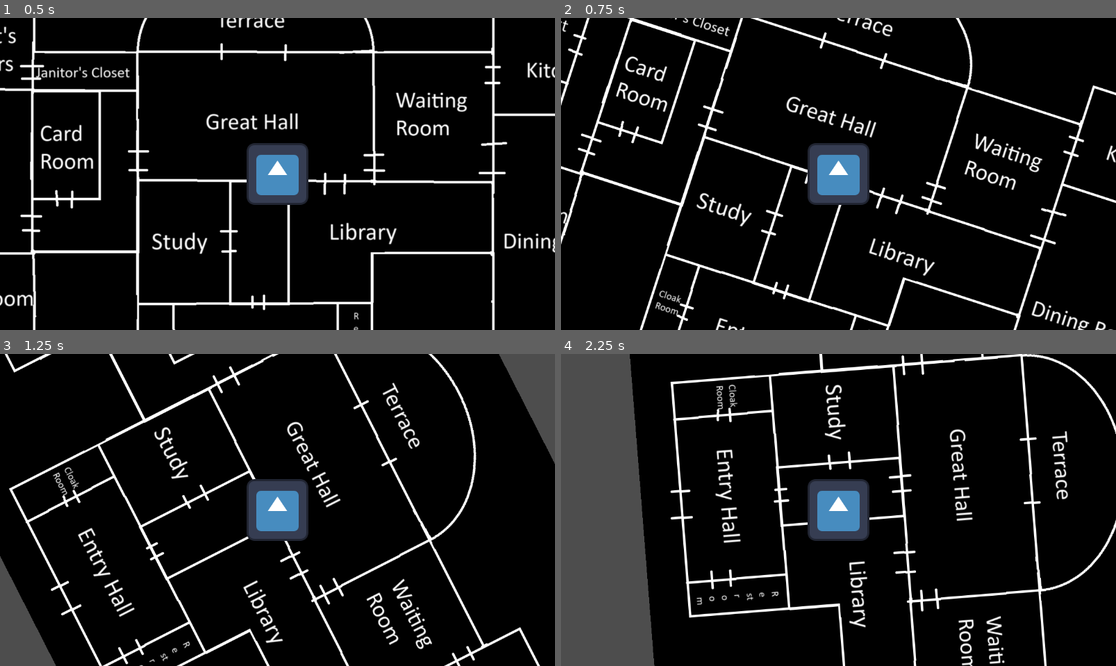
Above: before the commit, frames 1-4 (two rows, left to right).
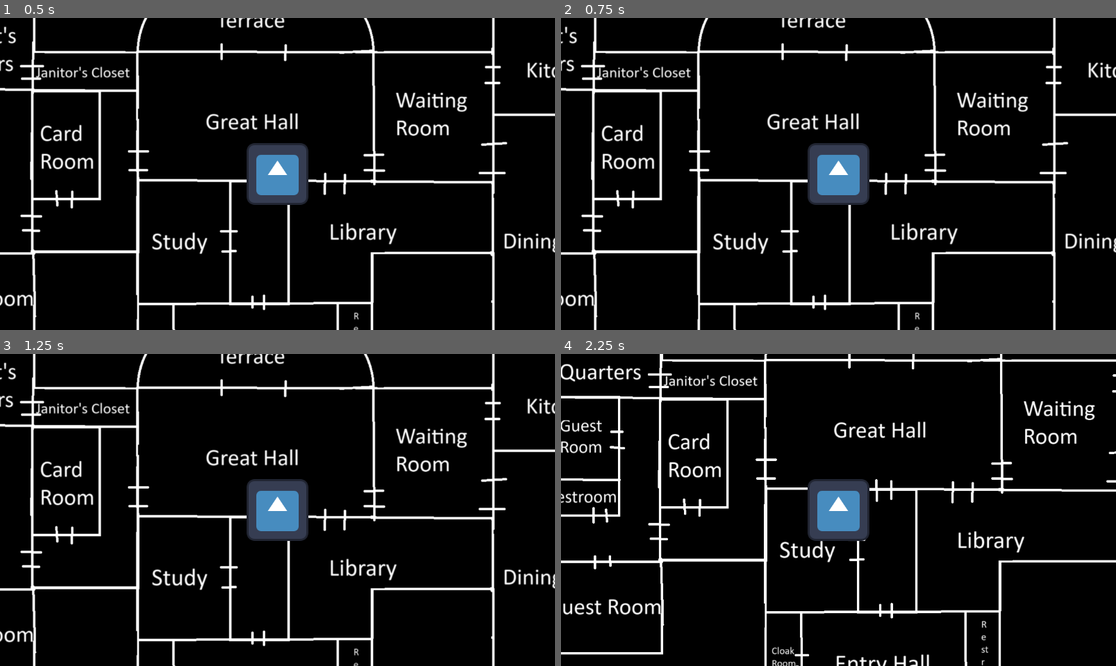
Above: after the commit, the same moments.

Repository: javaisbased/light-it-up
Game: Godot game, scene res://main.tscn
Same seed, same stepped clock (60 frames per second), same inputs: the game is played once before the commit and once after it. The engine's default icon, where the game draws it, is replaced by a stand-in: a white triangle on a blue panel in a dark square.
Inputs:
- Up to frame 1 (0.5 s): no input
- Up to frame 2 (0.75 s): tap Enter at 0.5 s; hold D (move_right) from 0.53 s (still down)
- Up to frame 3 (1.25 s): keep holding D (move_right)
- Up to frame 4 (2.25 s): release D (move_right) at 1.28 s; hold S (move_down) 1.28-2.03 s; hold D (move_right) from 2.03 s (still down)

Frame 1 is identical in both runs. In frame 2, 17% of the frame differs, in the area x 0-100%, y 0-100%; in frame 3, 19%; in frame 4, 28%.

Commit message:
Some changes

Diff:
--- a/main.tscn
+++ b/main.tscn
@@ -19,13 +19,12 @@
 [node name="CollisionShape2D" type="CollisionShape2D" parent="Player"]
 shape = SubResource("RectangleShape2D_7mycd")
 
+[node name="Camera2D" type="Camera2D" parent="Player"]
+
 [node name="World" type="Node2D" parent="."]
 script = ExtResource("2_1bvp3")
 
 [node name="Sprite2D" type="Sprite2D" parent="World"]
 texture = ExtResource("3_lquwl")
 
-[node name="Camera2D" type="Camera2D" parent="."]
-
-[connection signal="rotate_world" from="Player" to="World" method="_on_player_rotate_world"]
 [connection signal="translate_world" from="Player" to="World" method="_on_player_translate_world"]
--- a/player.gd
+++ b/player.gd
@@ -1,9 +1,7 @@
 extends CharacterBody2D # Or Sprite2D if no physics needed for player itself
 
 # Signal to notify the world to translate
-signal translate_world(amount) # Amount of translation (positive for forward, negative for backward)
-# Signal to notify the world to rotate
-signal rotate_world(angle_rad)  # Angle in radians to rotate the world
+signal translate_world(direction, amount) # Direction vector and amount of translation
 
 # Player's movement speed - this will effectively be the world's movement speed
 @export var speed = 200.0
@@ -13,6 +11,10 @@
 # 0 = Base, 1 = Candle, 2 = Stepladder (future)
 var current_interaction_layer = 0
 var has_candle = false
+
+func _ready():
+	$Camera2D.enabled = true
+	print("[DEBUG] Camera2D enabled:", $Camera2D.is_current()) # Use is_current() to check if it became active
 
 func _physics_process(delta):
 	var forward_input = 0.0
@@ -30,11 +32,14 @@
 
 	# Handle translation (forward/backward)
 	if forward_input != 0.0:
-		emit_signal("translate_world", forward_input * speed * delta)
+		var move_direction = -transform.y # Player's local forward vector (upwards)
+		print("[DEBUG] forward_input:", forward_input, " move_direction:", move_direction)
+		emit_signal("translate_world", move_direction, forward_input * speed * delta)
 
 	# Handle rotation (turning left/right)
 	if rotation_input != 0.0:
-		emit_signal("rotate_world", rotation_input * deg_to_rad(turn_speed_deg_sec) * delta)
+		self.rotation += rotation_input * deg_to_rad(turn_speed_deg_sec) * delta
+		print("[DEBUG] rotation_input:", rotation_input, " self.rotation:", self.rotation)
 
 func _input(event):
 	if event.is_action_pressed("interact"):
--- a/world.gd
+++ b/world.gd
@@ -1,33 +1,9 @@
 extends Node2D
 
 # This function will be called by the player script via the 'translate_world' signal
-func _on_player_translate_world(amount):
-	# 'amount' is positive for player "forward" (world moves along its positive Y / "down" on screen if unrotated)
-	# and negative for player "backward" (world moves along its negative Y / "up" on screen if unrotated)
-	# We move the world along its own local Y-axis.
-	# The player is conceptually fixed, facing "up" (-Y in screen space).
-	# So, to make the player appear to move forward (up), the world moves in its 'transform.y' direction.
-	self.position += self.transform.y.normalized() * amount
-
-# This function will be called by the player script via the 'rotate_world' signal
-func _on_player_rotate_world(angle_rad):
-	# The pivot point for rotation is the player's fixed position, which we assume
-	# is (0,0) in the global coordinate system of the Main scene.
-	var pivot_point_global = Vector2.ZERO
-
-	# Get the current global position of this World node.
-	# If World is a direct child of Main (which is at 0,0), then global_position = position.
-	var current_world_global_pos = self.global_position
-
-	# Calculate the vector from the pivot to the world's current origin.
-	var offset_from_pivot = current_world_global_pos - pivot_point_global
-
-	# Rotate this offset vector. This tells us where the World's origin should *move to*
-	# so that its content appears to have rotated around the pivot_point_global.
-	var rotated_offset = offset_from_pivot.rotated(angle_rad)
-
-	# The new global position for the World node is the pivot plus the rotated offset.
-	self.global_position = pivot_point_global + rotated_offset
-
-	# Now, also apply the rotation to the World node itself so its contents are oriented correctly.
-	self.rotation += angle_rad
+# 'direction' is the player's forward vector (e.g., player.transform.y, which is already normalized)
+# 'amount' is the signed magnitude of player's movement (positive for player "forward", negative for player "backward")
+func _on_player_translate_world(direction, amount):
+	# The player intends to move by the vector (direction * amount).
+	# To achieve this with a fixed player, the world must move by the inverse vector.
+	self.position -= direction * amount
